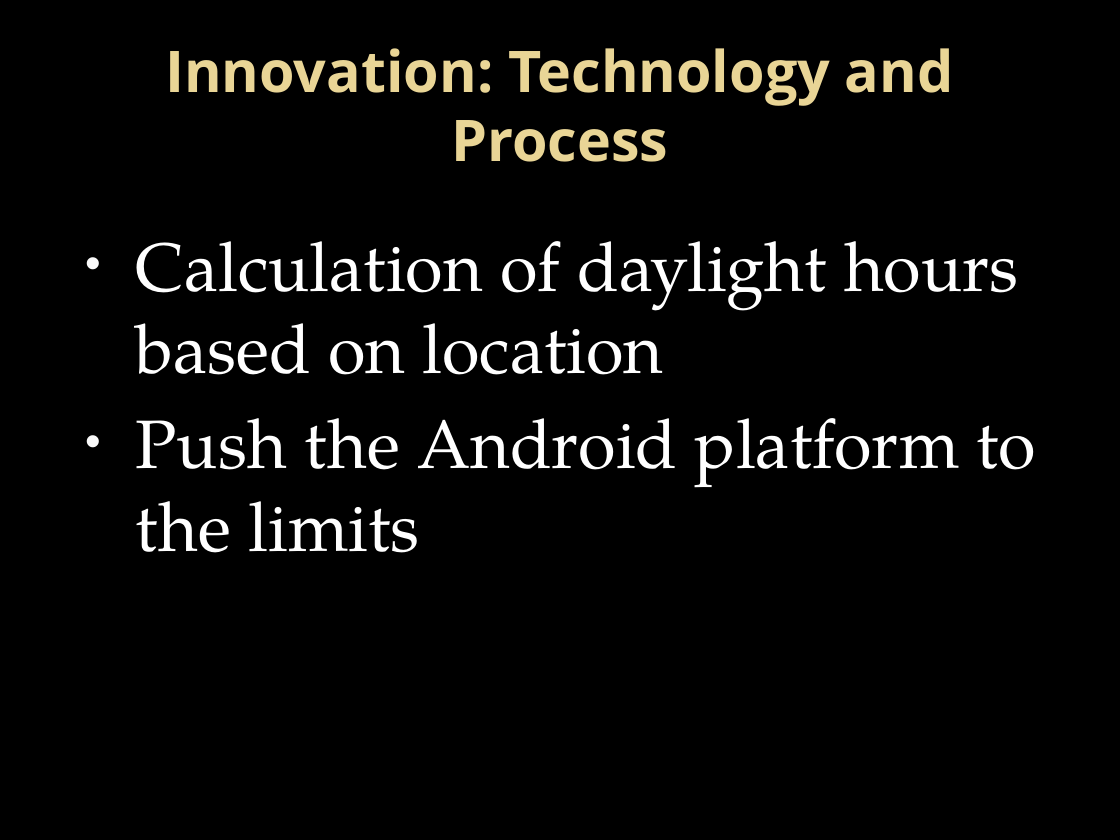
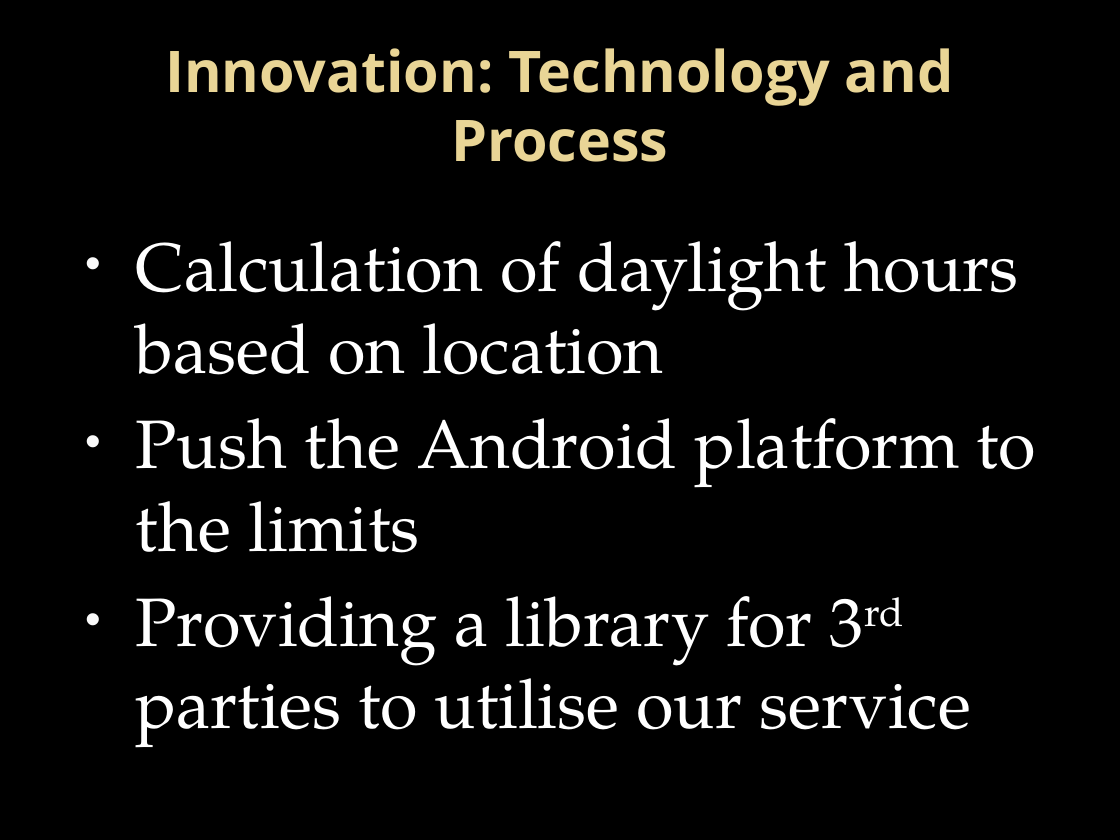
Before and after one commit to dkartaschew/anonymous-solarenergy, a slide deck: slide 4 of Documentation/Final Presentation.pptx. Drawn at 1120x840 pixels with LibreOffice and Linux fonts; fonts in the diff are those of the drawing; background and template pictures are left out. Boxes give left, top, right and bottom in pixels: in the first picture for what was removed or moved away, otherwise in the second. Text is boxed around its words. In the diff, an @@ line names an element or a change of style, - is before the commit and + after.

Commit message:
Updated the presentation

```diff
--- a/Documentation/Final Presentation.pptx
+++ b/Documentation/Final Presentation.pptx
@@ text at (136, 596, 971, 748): paragraph added @@
+• Providing a library for 3rd parties to utilise our service
```
Also in this commit, not shown: 1 other slide changed.
